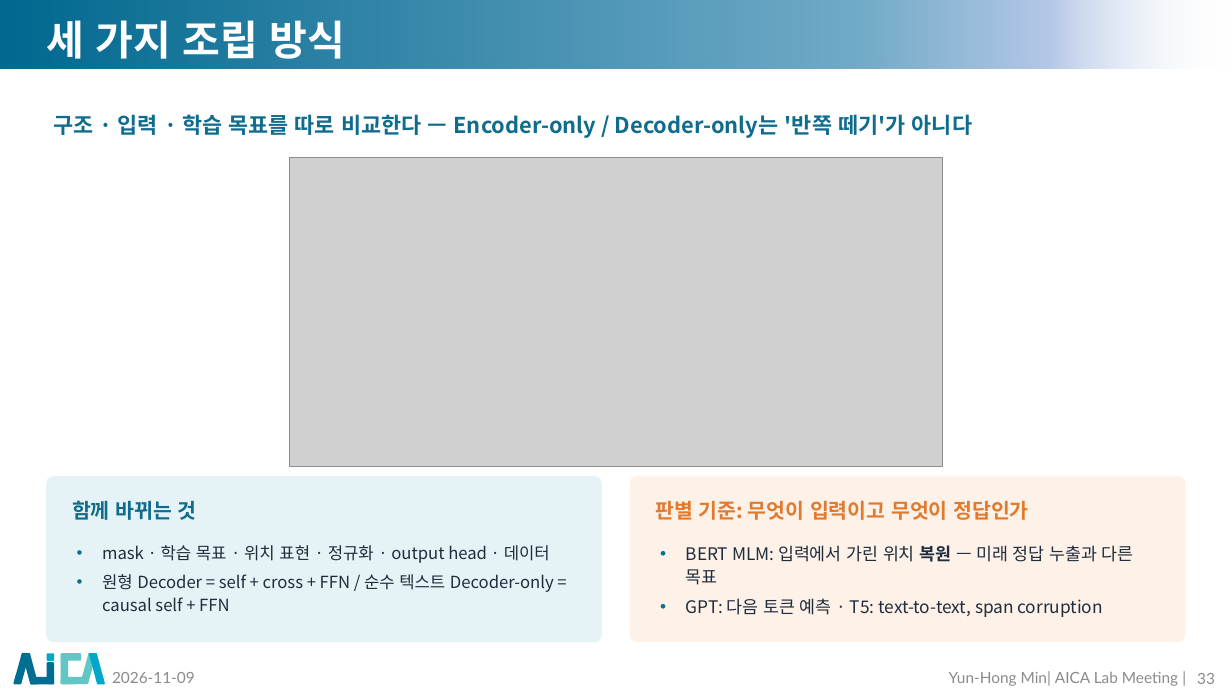
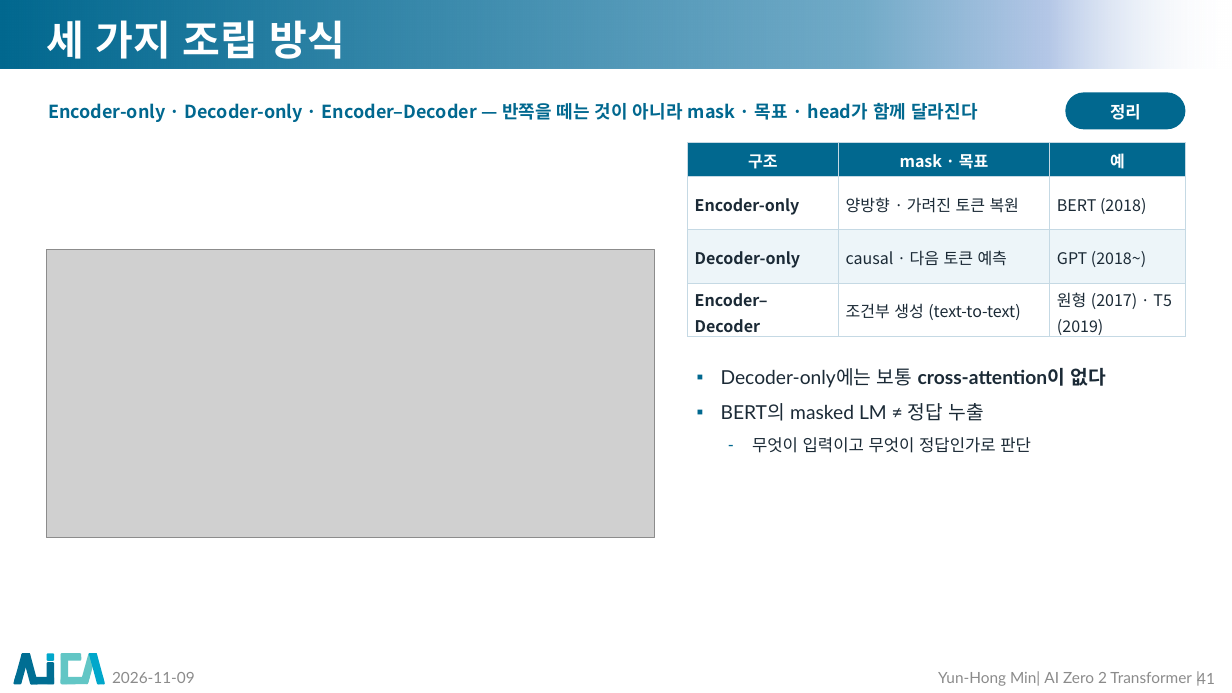
Before and after one commit to myunhh/AI-Zero-2-Transformers, a slide deck: slide 41 of lectures/week06_transformer_complete.pptx (slide 33 before the commit). Drawn at 1232x693 pixels with LibreOffice and Linux fonts; fonts in the diff are those of the drawing; grey boxes stand for pictures; background and template pictures are left out. Boxes give left, top, right and bottom in pixels: in the first picture for what was removed or moved away, otherwise in the second. Text is boxed around its words. In the diff, an @@ line names an element or a change of style, - is before the commit and + after.

```diff
--- a/lectures/week06_transformer_complete.pptx
+++ b/lectures/week06_transformer_complete.pptx
@@ text at (48, 103, 977, 122): text changed; size 17 to 14 pt; text colour #0F6C8C to #01688F @@
-구조 · 입력 · 학습 목표를 따로 비교한다 — Encoder-only / Decoder-only는 '반쪽 떼기'가 아니다
+Encoder-only · Decoder-only · Encoder–Decoder — 반쪽을 떼는 것이 아니라 mask · 목표 · head가 함께 달라진다
@@ rounded rectangle added at (1066, 92, 1186, 129), fill #01688F, 13 pt, text #FFFFFF, bold @@
+정리
@@ table added at (688, 142, 1186, 339), 4 rows, 3 columns @@
+구조 | mask · 목표 | 예
+Encoder-only | 양방향 · 가려진 토큰 복원 | BERT (2018)
+Decoder-only | causal · 다음 토큰 예측 | GPT (2018~)
+Encoder–Decoder | 조건부 생성 (text-to-text) | 원형 (2017) · T5 (2019)
@@ picture: place and size @@
-picture at (289, 157, 943, 467)
+picture at (46, 250, 655, 538)
@@ text added at (721, 368, 1105, 453), 15 pt, text #1B2A36 @@
+▪ Decoder-only에는 보통 cross-attention이 없다
+▪ BERT의 masked LM ≠ 정답 누출
+– 무엇이 입력이고 무엇이 정답인가로 판단
@@ rounded rectangle removed at (46, 476, 602, 642) @@
@@ rounded rectangle removed at (630, 476, 1186, 642) @@
@@ text removed at (72, 500, 197, 520) @@
-함께 바뀌는 것
@@ text removed at (656, 501, 1028, 520) @@
-판별 기준: 무엇이 입력이고 무엇이 정답인가
@@ text removed at (102, 545, 554, 611) @@
-• mask · 학습 목표 · 위치 표현 · 정규화 · output head · 데이터
-• 원형 Decoder = self + cross + FFN / 순수 텍스트 Decoder-only = causal self + FFN
@@ text removed at (686, 545, 1134, 617) @@
-• BERT MLM: 입력에서 가린 위치 복원 — 미래 정답 누출과 다른 목표
-• GPT: 다음 토큰 예측 · T5: text-to-text, span corruption
@@ text at (938, 671, 1192, 686): text changed @@
-Yun-Hong Min| AICA Lab Meeting |
+Yun-Hong Min| AI Zero 2 Transformer |
@@ page number at (1197, 671, 1215, 686): text changed @@
-33
+41
```
Also in this commit, not shown: 17 other slides changed, 34 slides added, 25 slides removed, 21 other files.
